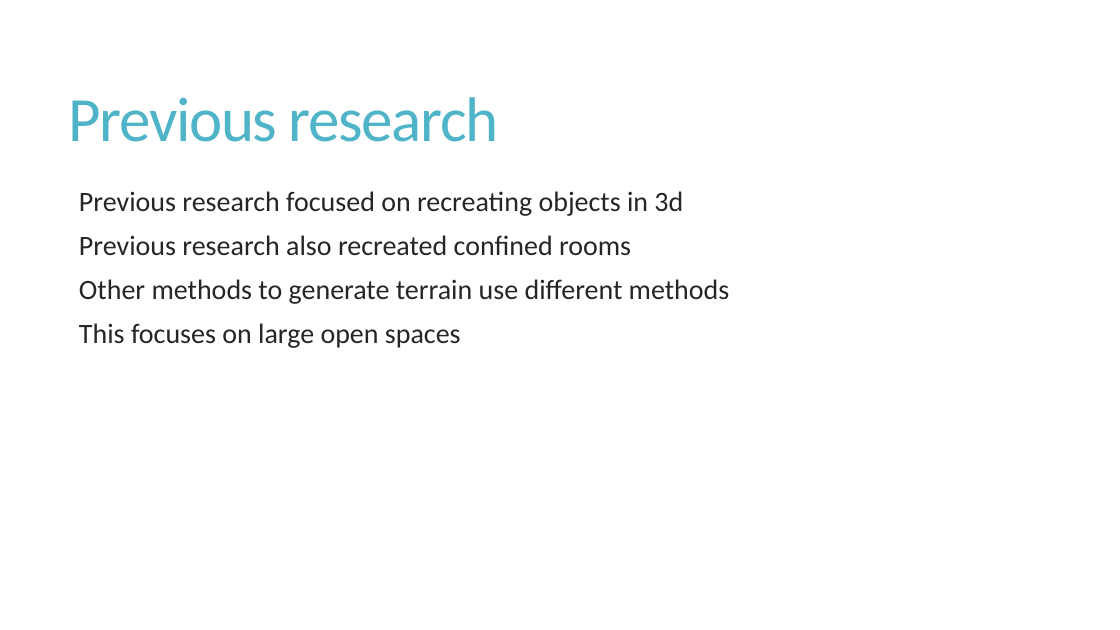
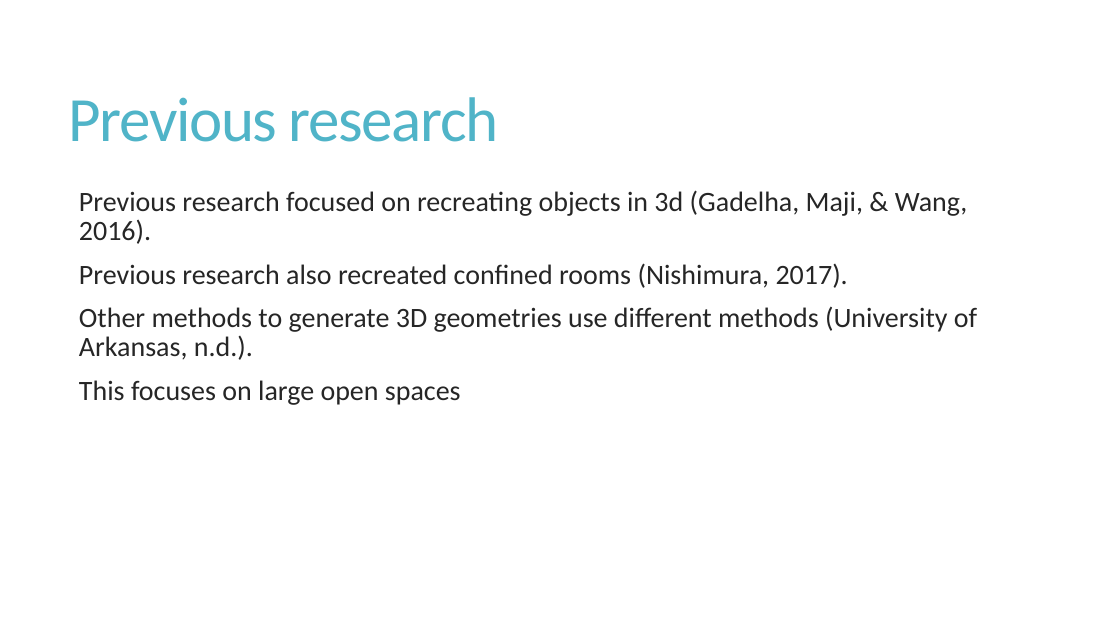
Before and after one commit to andrewtzhang/jupyternotebooks, a slide deck: slide 4 of presentation.pptx. Drawn at 1120x630 pixels with LibreOffice and Linux fonts; fonts in the diff are those of the drawing. Boxes give left, top, right and bottom in pixels: in the first picture for what was removed or moved away, otherwise in the second. Text is boxed around its words. In the diff, an @@ line names an element or a change of style, - is before the commit and + after.

```diff
--- a/presentation.pptx
+++ b/presentation.pptx
@@ text at [79,190,977,360]: text changed @@
-  Previous research focused on recreating objects in 3d
-  Previous research also recreated confined rooms
-  Other methods to generate terrain use different methods
+  Previous research focused on recreating objects in 3d (Gadelha, Maji, & Wang, 2016).
+  Previous research also recreated confined rooms (Nishimura, 2017).
+  Other methods to generate 3D geometries use different methods (University of Arkansas, n.d.).
```
Also in this commit, not shown: 2 other slides changed, 2 slides added.
